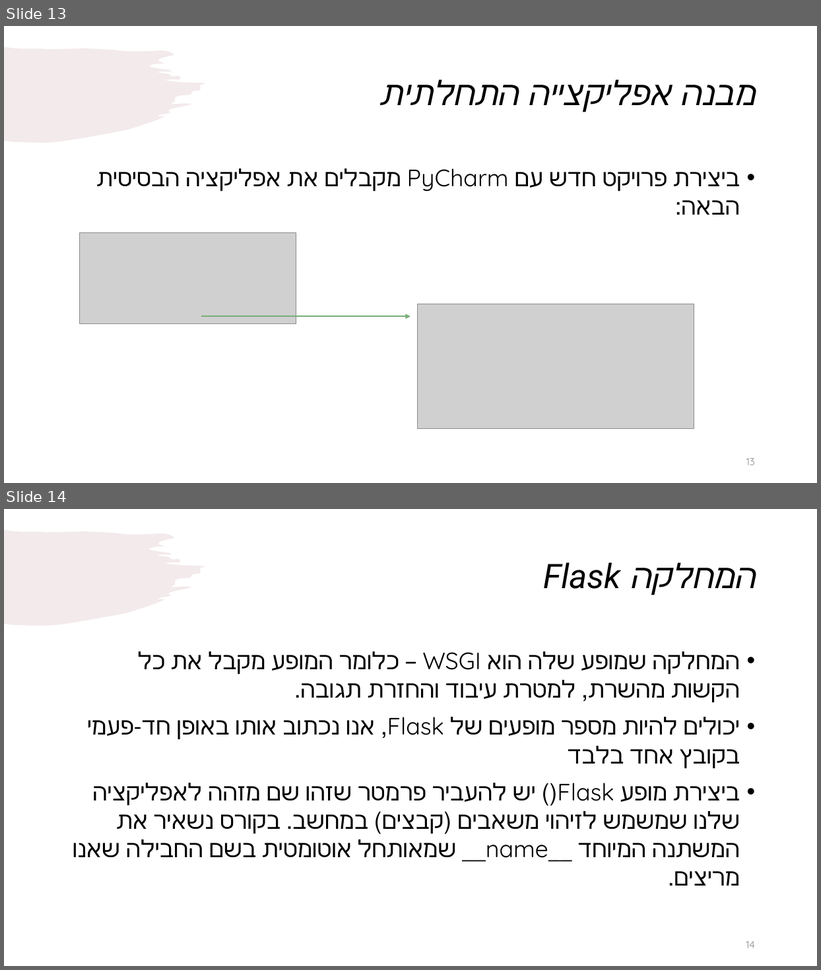
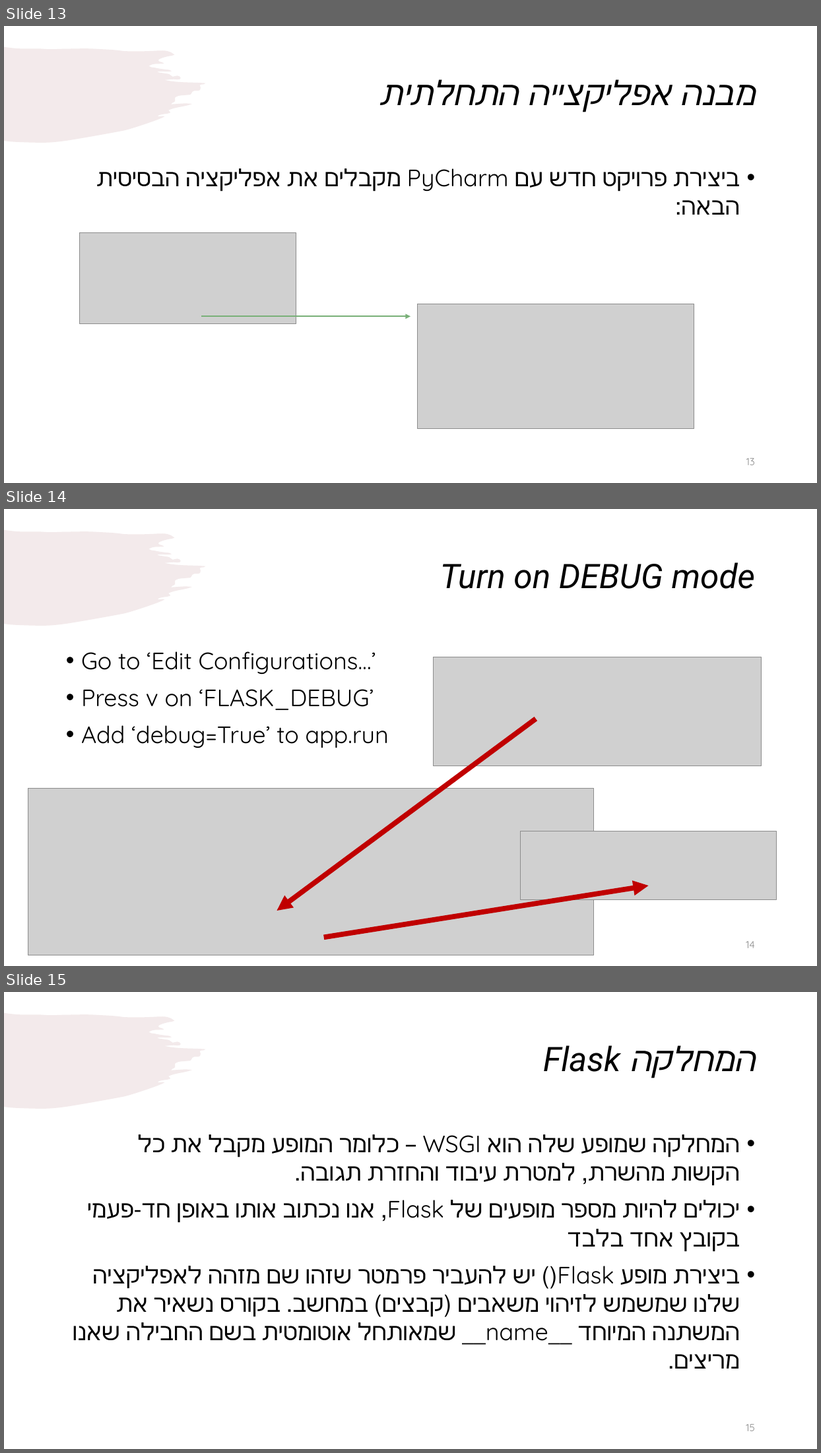
Before and after one commit to Arseni1919/WEB_course_BGU, a slide deck: מצגות שלי/2_Flask.pptx. Shown one above the other, each under a label of ours: slides 13 and 14 before the commit, slides 13, 14 and 15 after it. The pictures are 821x970 and 821x1453 pixels, drawn with LibreOffice and Linux fonts; fonts in the diff are those of the drawing; grey boxes stand for pictures. Boxes give left, top, right and bottom in pixels: in the first picture for what was removed or moved away, otherwise in the second. Text is boxed around its words. In the diff, an @@ line names an element or a change of style, - is before the commit and + after.

```diff
--- a/מצגות שלי/2_Flask.pptx
+++ b/מצגות שלי/2_Flask.pptx
@@ slide 14 added at <box>4,509,817,966</box>, background #FFFFFF; not listed: 1 template element that a slide beside it also shows @@
@@ title added at <box>440,562,755,589</box>, 40 pt, text #000000, italic @@
+Turn on DEBUG mode
@@ text added at <box>81,652,389,749</box>, 28 pt, text #000000 @@
+• Go to ‘Edit Configurations…’
+• Press v on ‘FLASK_DEBUG’
+• Add ‘debug=True’ to app.run
@@ picture added at <box>434,657,762,766</box> @@
@@ arrow added from (536, 719) to (277, 911), #C00000 6 pt @@
@@ picture added at <box>28,788,594,956</box> @@
@@ picture added at <box>521,832,776,900</box> @@
@@ arrow added from (324, 938) to (649, 886), #C00000 6 pt @@
@@ page number added at <box>746,941,755,949</box>, 12 pt, text #8C8C8C @@
+14
@@ what was slide 14 is now slide 15 @@
@@ page number at <box>746,1424,755,1432</box>: text changed @@
-14
+15
```
Also in this commit, not shown: 10 other files.
